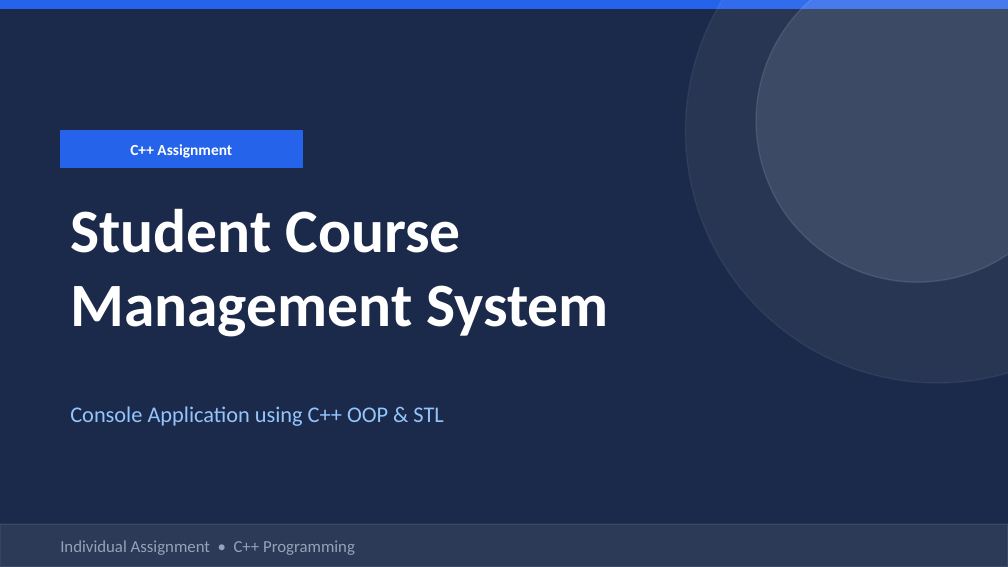
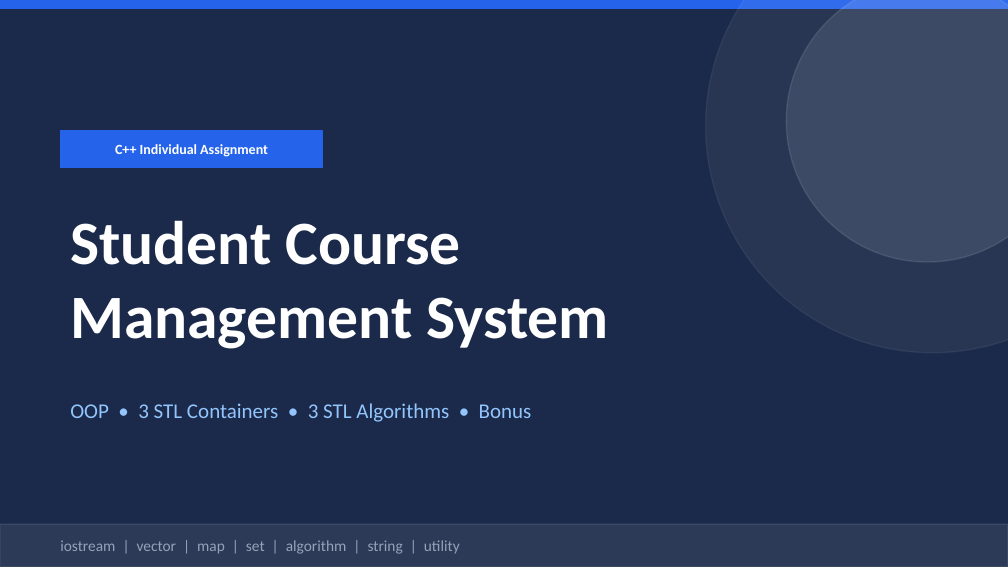
Before and after one commit to HossamElnagar/student-course-management-system-c-, a slide deck: slide 1 of presentation.pptx. Drawn at 1008x567 pixels with LibreOffice and Linux fonts; fonts in the diff are those of the drawing. Boxes give left, top, right and bottom in pixels: in the first picture for what was removed or moved away, otherwise in the second. Text is boxed around its words. In the diff, an @@ line names an element or a change of style, - is before the commit and + after.

```diff
--- a/presentation.pptx
+++ b/presentation.pptx
@@ ellipse: place and size @@
-ellipse at <box>685,0,1008,383</box>
+ellipse at <box>706,0,1008,353</box>
@@ ellipse: place and size @@
-ellipse at <box>756,0,1008,282</box>
+ellipse at <box>786,0,1008,262</box>
@@ rectangle: place and size @@
-rectangle at <box>60,131,302,167</box>
+rectangle at <box>60,131,323,167</box>
@@ text at <box>115,144,268,157</box>: text changed; size 11 to 10 pt @@
-C++ Assignment
+C++ Individual Assignment
@@ text "Student Course" at <box>70,220,609,349</box>: vertical alignment top to middle @@
@@ text at <box>70,403,532,422</box>: text changed; size 16 to 15 pt @@
-Console Application using C++ OOP & STL
+OOP • 3 STL Containers • 3 STL Algorithms • Bonus
@@ text at <box>60,540,460,554</box>: text changed; size 12 to 11 pt @@
-Individual Assignment • C++ Programming
+iostream | vector | map | set | algorithm | string | utility
```
Also in this commit, not shown: 2 other slides changed, 4 slides added, 4 slides removed, 4 other files.
